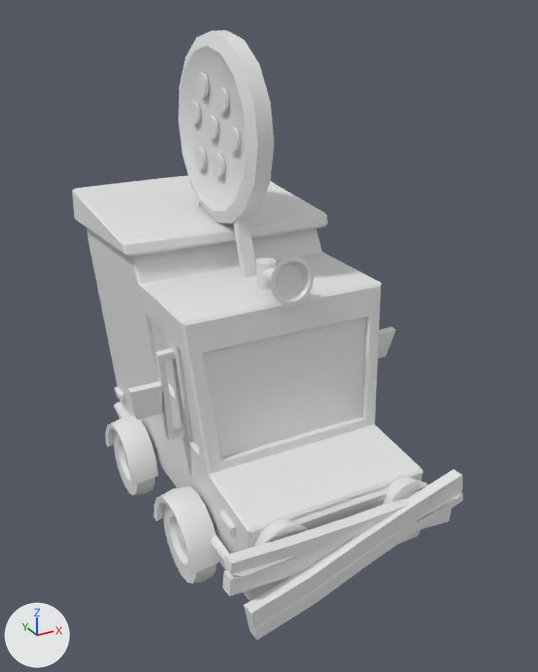
What one commit did to the FBX model Assets/art/truck.fbx.
Both versions are drawn from a camera (50 mm lens) standing at (-1.48, -3.09, 2.38) and looking at (0.02, -0.36, 1.02). The lights are fixed; the arrows at lower left show +X, +Y and +Z. Where no turn or scale is listed for an object, it has been applied to the vertices. Vertices at the same position are counted once.

The first picture shows 'bumper', 'truck', 'wheels_back.r', 'wheels_front.r'.
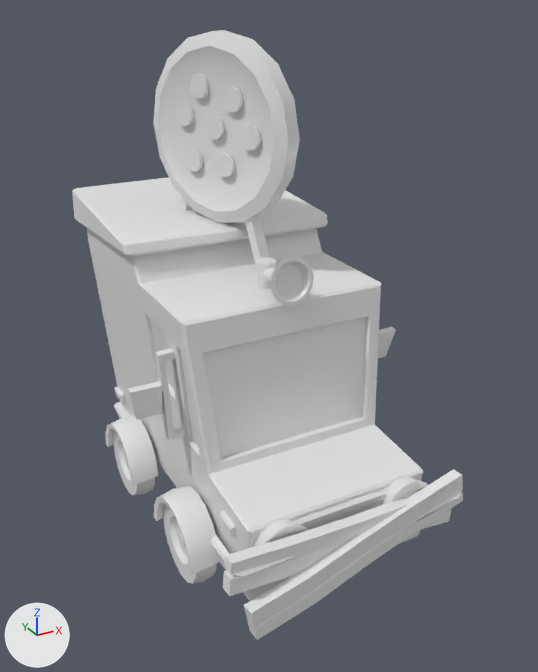
Pixel boxes [x1, y1, x2, y2] of what changed, in the pictures (538 x 672 px; the box of a moved part takes in the faces that stretch with it):
part 1 of me_cube, moved or reshaped: before [178, 30, 274, 224]; after [153, 30, 300, 223]
part 2 of me_cube, moved or reshaped: before [195, 194, 202, 207]; after [180, 196, 192, 210]
part 3 of me_cube, moved or reshaped: before [233, 218, 257, 278]; after [245, 215, 270, 269]
part 4 of me_cube, moved or reshaped: before [215, 87, 229, 113]; after [223, 87, 243, 112]
part 5 of me_cube, moved or reshaped: before [226, 127, 240, 152]; after [240, 125, 261, 150]
part 6 of me_cube, moved or reshaped: before [206, 115, 219, 139]; after [205, 115, 225, 140]
part 7 of me_cube, moved or reshaped: before [212, 153, 225, 177]; after [215, 153, 235, 177]
part 8 of me_cube, moved or reshaped: before [194, 147, 207, 170]; after [185, 149, 203, 172]
part 9 of me_cube, moved or reshaped: before [188, 101, 201, 124]; after [176, 102, 194, 126]

The change, as a diff of the scene's bpy script:
```diff
--- a/Assets/art/truck.fbx.py
+++ b/Assets/art/truck.fbx.py
@@ me_cube @@
 me_cube.from_pydata(...)  # 1973 vertices, 1700 faces; spans x -0.68..0.68, y -1.1..0.78, z 0.19..2.3
 # used by ob_truck; location = (0.0, 0.0, 0.0)
+# me_cube part 1: the loose piece of 130 vertices spanning x -0.06..0.06, y -0.38..0.46, z 1.46..2.3 is turned 20.7 degrees about the z axis through its middle
+# me_cube part 2: the loose piece of 12 vertices spanning x -0.03..0.03, y 0.25..0.32, z 1.41..1.6 is turned 20.7 degrees about the z axis through its middle, then moved by (-0.09, -0.02, 0.0)
+# me_cube part 3: the loose piece of 12 vertices spanning x -0.03..0.03, y -0.25..-0.1, z 1.24..1.57 is turned 20.7 degrees about the z axis through its middle, then moved by (0.08, 0.01, 0.0)
+# me_cube part 4: the loose piece of 41 vertices spanning x -0.06..-0.04, y -0.13..-0.03, z 1.97..2.08 is turned 20.7 degrees about the z axis through its middle, then moved by (0.05, -0.01, 0.0)
+# me_cube part 5: the loose piece of 41 vertices spanning x -0.06..-0.04, y -0.23..-0.13, z 1.82..1.93 is turned 20.7 degrees about the z axis through its middle, then moved by (0.08, 0.0, 0.0)
+# me_cube part 6: the loose piece of 41 vertices spanning x -0.06..-0.04, y -0.02..0.08, z 1.85..1.95 is turned 20.7 degrees about the z axis through its middle, then moved by (0.01, -0.02, 0.0)
+# me_cube part 7: the loose piece of 41 vertices spanning x -0.06..-0.04, y -0.08..0.03, z 1.69..1.79 is turned 20.7 degrees about the z axis through its middle, then moved by (0.03, -0.01, 0.0)
+# me_cube part 8: the loose piece of 41 vertices spanning x -0.06..-0.04, y 0.12..0.22, z 1.68..1.79 is turned 20.7 degrees about the z axis through its middle, then moved by (-0.04, -0.03, 0.0)
+# me_cube part 9: the loose piece of 41 vertices spanning x -0.06..-0.04, y 0.17..0.27, z 1.89..1.99 is turned 20.7 degrees about the z axis through its middle, then moved by (-0.06, -0.03, 0.0)
 me_cube.materials.append(mat_material)
```
